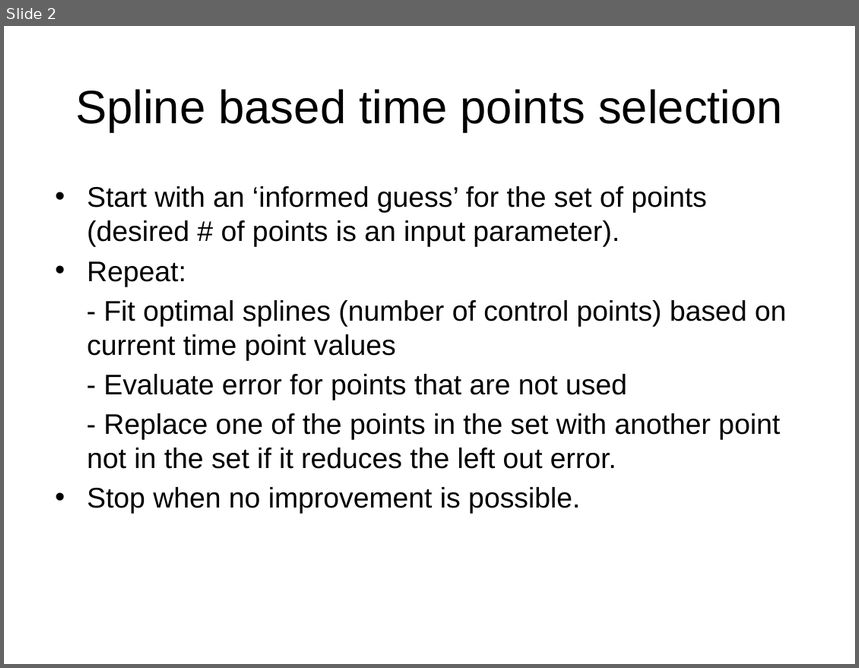
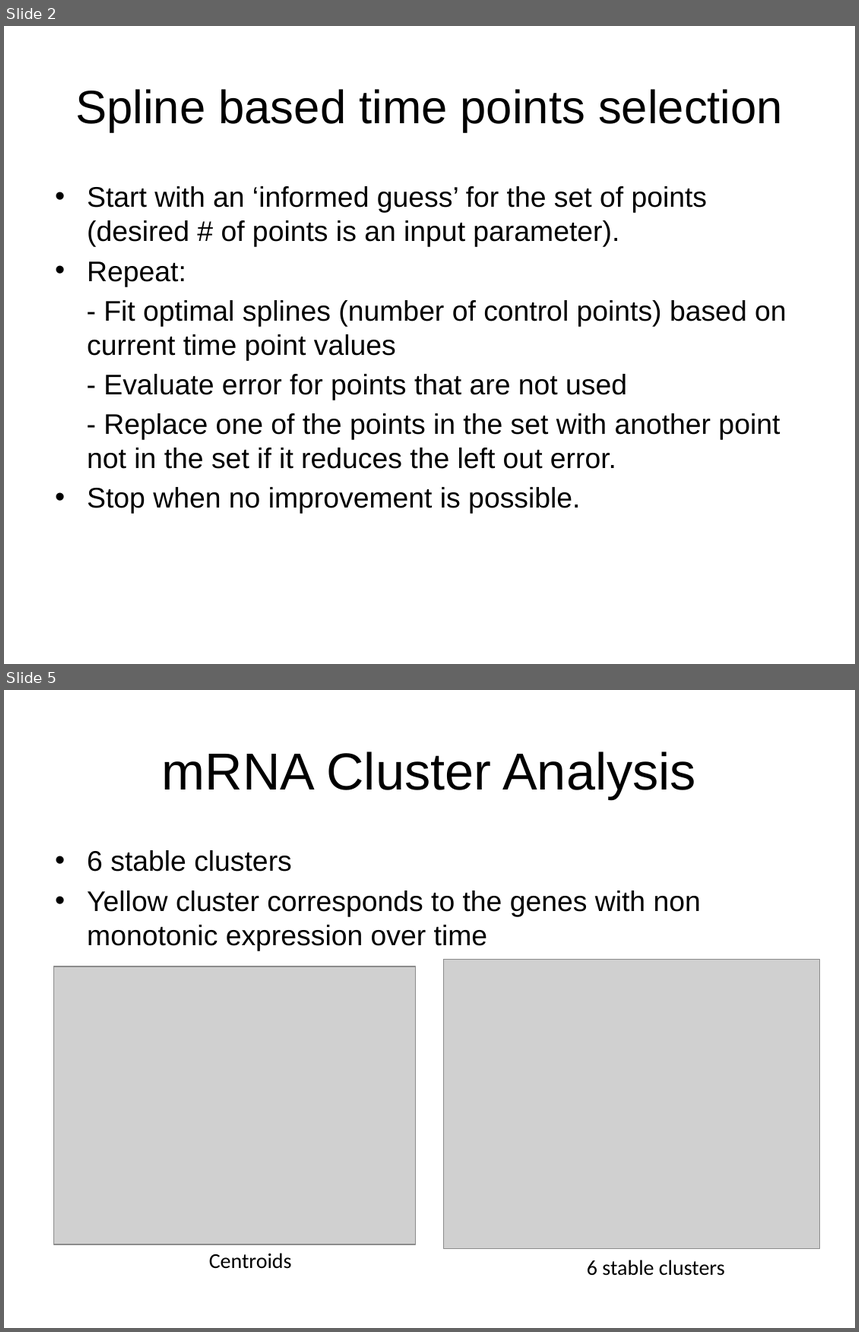
Before and after one commit to emresefer/geneexpress, a slide deck: presentation/NIH-07-15.pptx. Shown one above the other, each under a label of ours: slide 2 before the commit, slides 2 and 5 after it; the slides between them are not shown. The pictures are 859x668 and 859x1332 pixels, drawn with LibreOffice and Linux fonts; fonts in the diff are those of the drawing; grey boxes stand for pictures. Boxes give left, top, right and bottom in pixels: in the first picture for what was removed or moved away, otherwise in the second. Text is boxed around its words. In the diff, an @@ line names an element or a change of style, - is before the commit and + after.

```diff
--- a/presentation/NIH-07-15.pptx
+++ b/presentation/NIH-07-15.pptx
@@ slide 5 added at [4, 690, 855, 1328], background #FFFFFF @@
@@ title added at [162, 752, 696, 799], 44 pt, text #000000 @@
+mRNA Cluster Analysis
@@ text added at [87, 850, 701, 951], 24 pt, text #000000 @@
+• 6 stable clusters
+• Yellow cluster corresponds to the genes with non monotonic expression over time
@@ picture added at [444, 960, 820, 1249] @@
@@ picture added at [53, 967, 415, 1245] @@
@@ text added at [209, 1253, 292, 1269], 18 pt, text #000000 @@
+Centroids
@@ text added at [587, 1260, 725, 1276], 18 pt, text #000000 @@
+6 stable clusters
```
Also in this commit, not shown: 9 other slides added, 1 slide removed, 4 other files.
